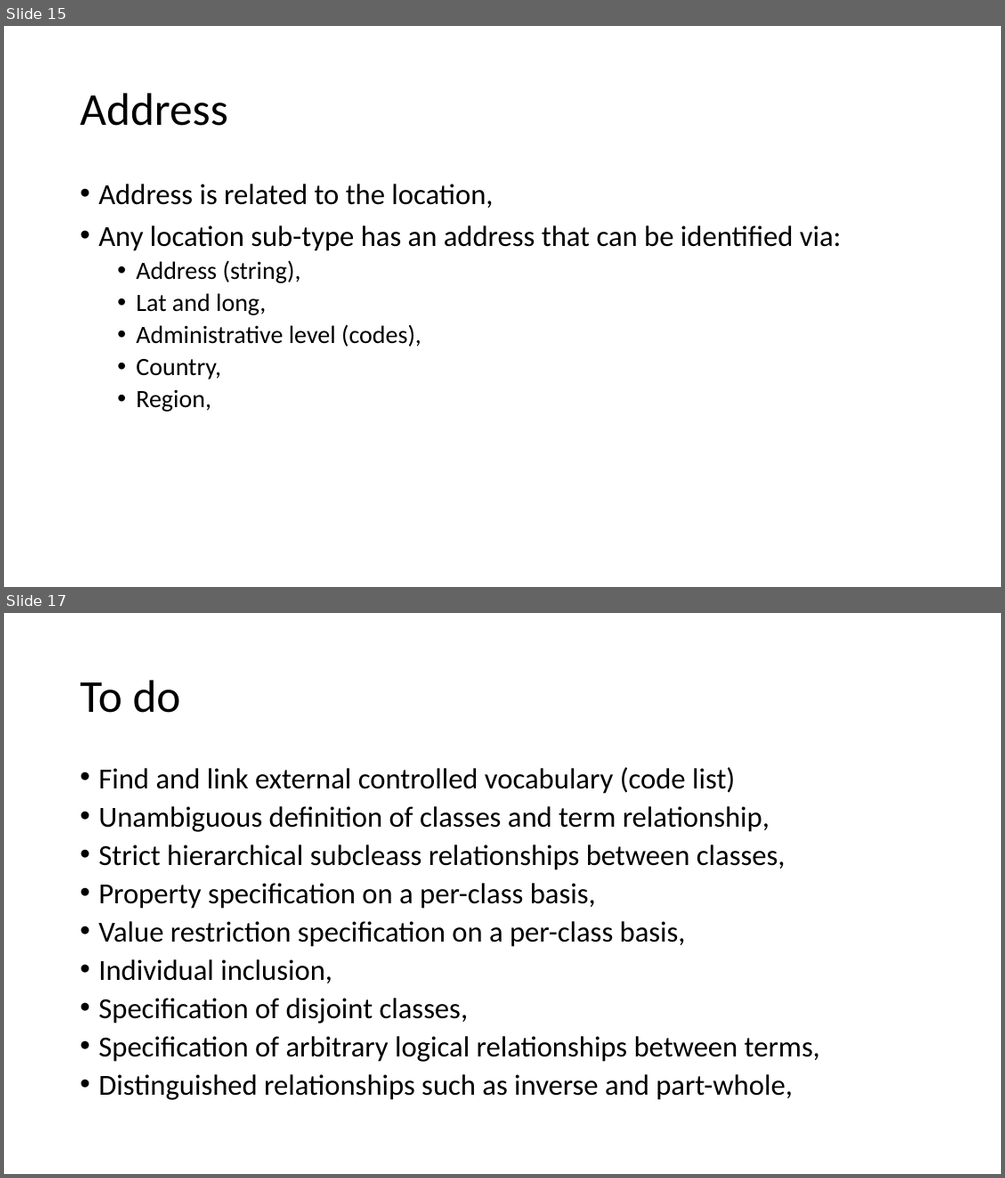
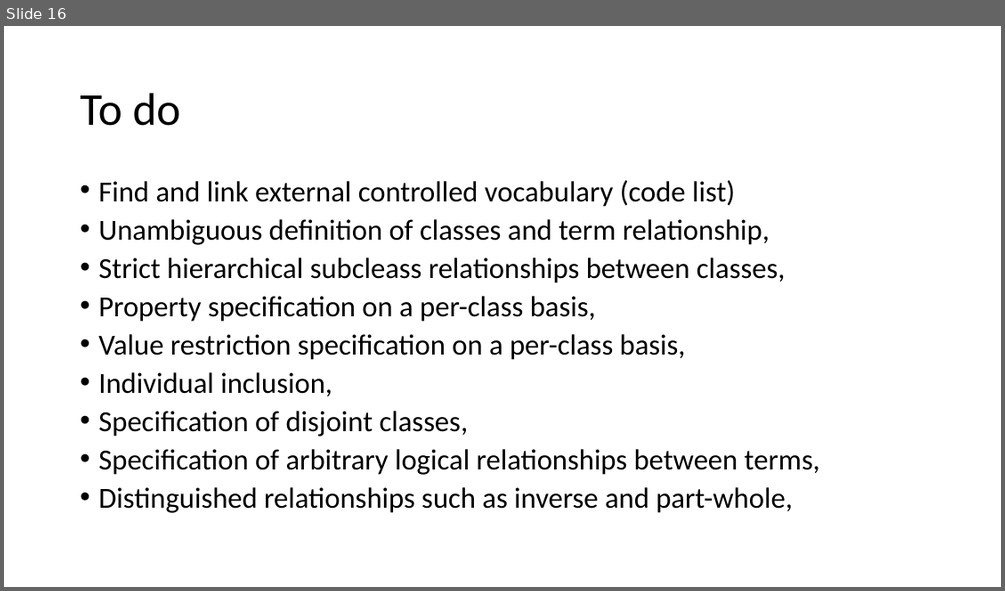
Before and after one commit to federatedplatforms/FEDeRATED-Semantic-Model, a slide deck: Presentation/Logistic_KnowledgeGraph.pptx. Shown one above the other, each under a label of ours: slides 15 and 17 before the commit, slide 16 after it; the slides between them are not shown. The pictures are 1005x1178 and 1005x591 pixels, drawn with LibreOffice and Linux fonts; fonts in the diff are those of the drawing. Boxes give left, top, right and bottom in pixels: in the first picture for what was removed or moved away, otherwise in the second. Text is boxed around its words. In the diff, an @@ line names an element or a change of style, - is before the commit and + after.

```diff
--- a/Presentation/Logistic_KnowledgeGraph.pptx
+++ b/Presentation/Logistic_KnowledgeGraph.pptx
@@ slide 15 removed at bbox=[4, 26, 1001, 587], background #FFFFFF @@
@@ title removed at bbox=[80, 93, 227, 126] @@
-Address
@@ text removed at bbox=[98, 184, 841, 411] @@
-• Address is related to the location,
-• Any location sub-type has an address that can be identified via:
-  • Address (string),
-  • Lat and long,
-  • Administrative level (codes),
-  • Country,
-  • Region,
@@ what was slide 17 is now slide 16 @@
```
Also in this commit, not shown: 3 slides changed, 1 slide added, 1 other slide removed.
